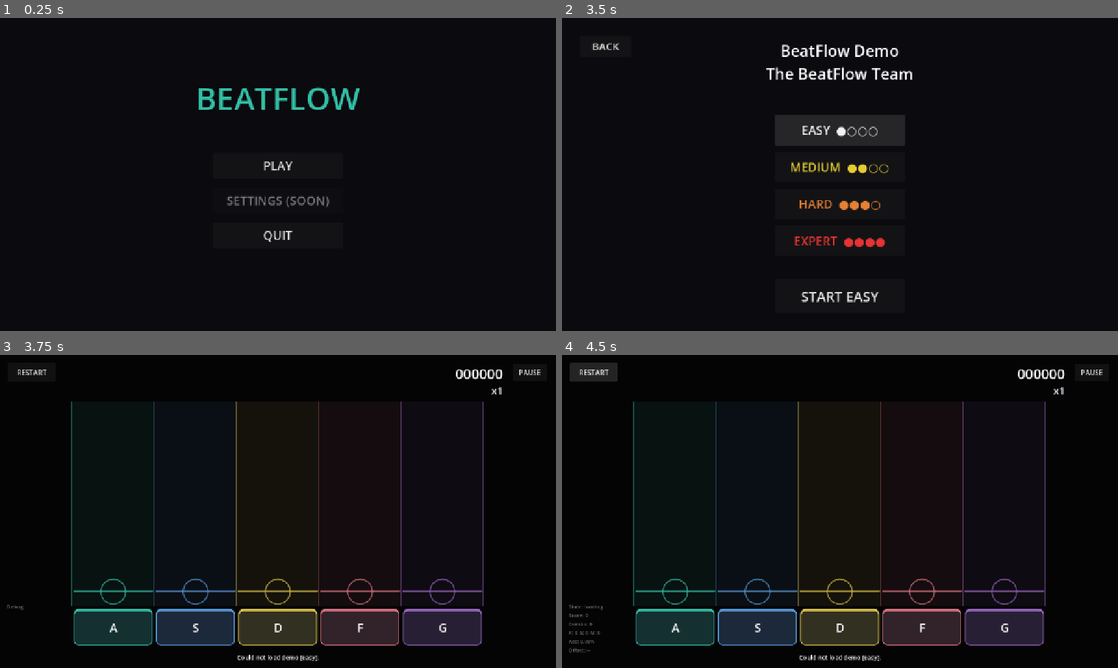
Above: before the commit, frames 1-4 (two rows, left to right).
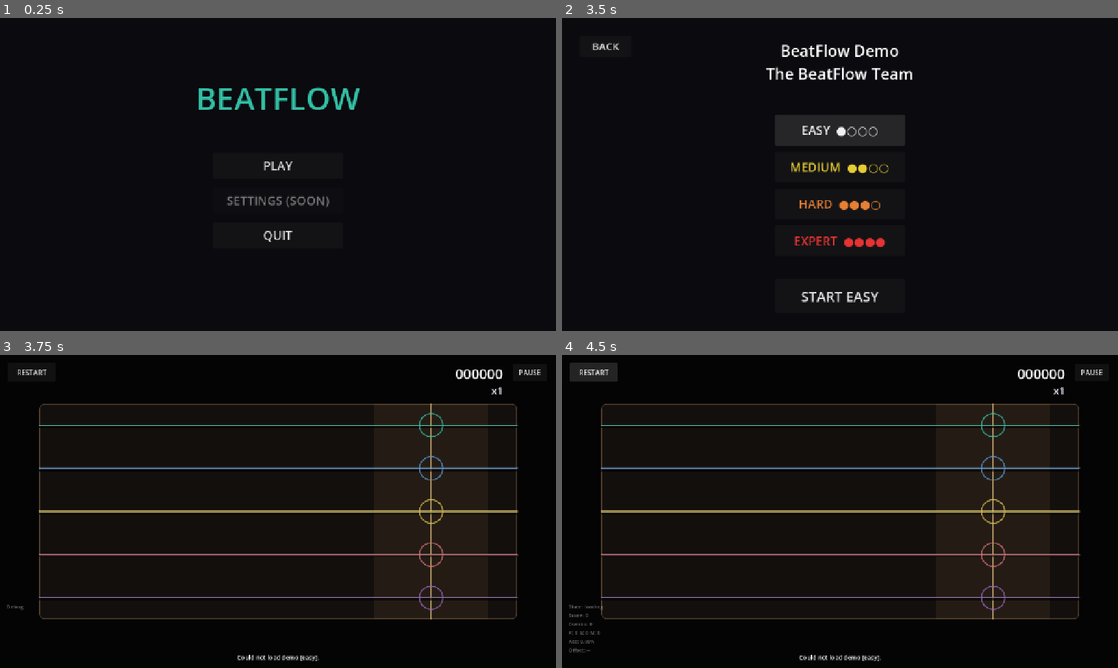
Above: after the commit, the same moments.

Repository: grupoinflow-svg/BeatFlow
Game: Godot game, scene res://scenes/ui/main_menu.tscn
The game is run twice, just before and just after one commit, with the same random seed, the same clock (stepped at 60 frames per second) and the same inputs. Sound files missing from this copy of the repository are replaced by a short silence.
Inputs:
- Up to frame 1 (0.25 s): no input
- Up to frame 2 (3.5 s): click "PLAY" at 0.5 s; click "BeatFlow Demo - The BeatFlow …" at 1.25 s; click "EASY ●○○○" at 2 s; click "EASY ●○○○" at 2.75 s
- Up to frame 3 (3.75 s): click "START EASY" at 3.5 s
- Up to frame 4 (4.5 s): click "RESTART" at 4.25 s

Frames 1-2 are identical in both runs. In frame 3, 14% of the frame differs, in the area x 7-94%, y 14-93%; in frame 4, 14%.

Commit message:
Restaura as cordas horizontais e permite tocar diretamente nelas

Diff:
--- a/scenes/gameplay/gameplay.tscn
+++ b/scenes/gameplay/gameplay.tscn
@@ -26,11 +26,11 @@
 [node name="Highway" type="Control" parent="."]
 layout_mode = 1
 anchors_preset = 15
-anchor_left = 0.13
-anchor_right = 0.87
-anchor_bottom = 1.0
-offset_top = 106.0
-offset_bottom = -144.0
+anchor_left = 0.07
+anchor_right = 0.93
+anchor_bottom = 1.0
+offset_top = 112.0
+offset_bottom = -112.0
 grow_horizontal = 2
 grow_vertical = 2
 mouse_filter = 2
@@ -45,46 +45,6 @@
 grow_horizontal = 2
 grow_vertical = 2
 mouse_filter = 2
-
-[node name="Lane1" type="Button" parent="Highway"]
-layout_mode = 0
-focus_mode = 0
-mouse_filter = 2
-toggle_mode = true
-theme_override_font_sizes/font_size = 26
-text = "A"
-
-[node name="Lane2" type="Button" parent="Highway"]
-layout_mode = 0
-focus_mode = 0
-mouse_filter = 2
-toggle_mode = true
-theme_override_font_sizes/font_size = 26
-text = "S"
-
-[node name="Lane3" type="Button" parent="Highway"]
-layout_mode = 0
-focus_mode = 0
-mouse_filter = 2
-toggle_mode = true
-theme_override_font_sizes/font_size = 26
-text = "D"
-
-[node name="Lane4" type="Button" parent="Highway"]
-layout_mode = 0
-focus_mode = 0
-mouse_filter = 2
-toggle_mode = true
-theme_override_font_sizes/font_size = 26
-text = "F"
-
-[node name="Lane5" type="Button" parent="Highway"]
-layout_mode = 0
-focus_mode = 0
-mouse_filter = 2
-toggle_mode = true
-theme_override_font_sizes/font_size = 26
-text = "G"
 
 [node name="HUD" type="Control" parent="."]
 layout_mode = 1
--- a/scripts/gameplay/gameplay.gd
+++ b/scripts/gameplay/gameplay.gd
@@ -50,10 +50,6 @@
 @onready var debug_label: Label = $HUD/DebugLabel
 @onready var status_label: Label = $HUD/StatusLabel
 @onready var start_btn: Button = $StartRoundButton
-@onready var lane_buttons: Array[Button] = [
-	$Highway/Lane1, $Highway/Lane2, $Highway/Lane3,
-	$Highway/Lane4, $Highway/Lane5,
-]
 
 @onready var countdown_layer: Control = $CountdownLayer
 @onready var countdown_label: Label = $CountdownLayer/CountdownLabel
@@ -96,7 +92,6 @@
 
 	highway.resized.connect(_recalculate_layout)
 	get_window().focus_exited.connect(_reset_lane_input)
-	_style_lane_buttons()
 	_recalculate_layout()
 	_load_initial_chart()
 
@@ -120,7 +115,7 @@
 		_count_total_events()
 		var diff_str = GameSession.current_difficulty.to_upper()
 		var title_str = song_info.get("title", "Unknown Song")
-		status_label.text = "%s [%s] | Press Space or tap START" % [title_str, diff_str]
+		_show_round_instructions(title_str, diff_str)
 		title_label.text = "%s\n[%s]" % [title_str, diff_str]
 		game_state = "loading"
 		start_btn.show()
@@ -222,11 +217,7 @@
 			get_viewport().set_input_as_handled()
 
 func _screen_pos_to_lane(pos: Vector2) -> int:
-	for lane in lane_buttons.size():
-		var button := lane_buttons[lane]
-		if button.is_visible_in_tree() and button.get_global_rect().has_point(pos):
-			return lane
-	return -1
+	return highway.lane_at_position(highway.make_canvas_position_local(pos))
 
 func _refresh_lane_input(lane: int) -> void:
 	var held := held_lane_keys[lane] or mouse_lane == lane or lane in touch_to_lane.values()
@@ -241,7 +232,7 @@
 	touch_to_lane.clear()
 	held_lane_keys.fill(false)
 	mouse_lane = -1
-	for lane in lane_buttons.size():
+	for lane in HighwayVisual.LANE_COUNT:
 		_refresh_lane_input(lane)
 
 # ================= ESTADOS =================
@@ -352,9 +343,14 @@
 	pause_btn.disabled = false
 	$RestartButton.disabled = false
 	if not chart_data.get("notes", []).is_empty():
-		status_label.text = "%s [%s] | Press Space or tap START" % [GameSession.get_current_song().get("title", "Song"), GameSession.current_difficulty.to_upper()]
+		_show_round_instructions(GameSession.get_current_song().get("title", "Song"), GameSession.current_difficulty.to_upper())
 		start_btn.show()
 	_update_hud()
+
+func _show_round_instructions(song_title: String, difficulty: String) -> void:
+	status_label.text = "%s [%s]  •  Tap each string as its note crosses the line." % [song_title, difficulty]
+	if not DisplayServer.is_touchscreen_available():
+		status_label.text += "  A / S / D / F / G from top to bottom."
 
 func _on_audio_finished() -> void:
 	if game_state != "playing": return
@@ -422,7 +418,7 @@
 	var t: float = float(note_data["time"])
 
 	note.setup(t, lane, approach_time, p_type, p_duration)
-	note.set_lane_geometry(highway.get_lane_center(lane), highway.get_hit_y(), highway.get_note_radius())
+	note.set_lane_geometry(highway.get_lane_center(lane), highway.get_strike_x(), highway.get_note_radius())
 
 	note.chord_id = note_data["chord_id"]
 	note.event_end_time = note_data["event_end_time"]
@@ -478,7 +474,6 @@
 
 func _on_lane_down(lane: int) -> void:
 	lane_held[lane] = true
-	lane_buttons[lane].set_pressed_no_signal(true)
 	highway.set_lane_held(lane, true)
 
 	if game_state != "playing": return
@@ -554,7 +549,6 @@
 
 func _on_lane_up(lane: int) -> void:
 	lane_held[lane] = false
-	lane_buttons[lane].set_pressed_no_signal(false)
 	highway.set_lane_held(lane, false)
 	if game_state != "playing":
 		return
@@ -663,36 +657,12 @@
 		"Offset: %s" % (last_hit_offset if not last_hit_offset.is_empty() else "--")
 	)
 
-func _style_lane_buttons() -> void:
-	for lane in lane_buttons.size():
-		var button := lane_buttons[lane]
-		var color := HighwayVisual.NOTE_COLORS[lane]
-		var normal := StyleBoxFlat.new()
-		normal.bg_color = Color(0.055, 0.065, 0.09).lerp(color, 0.18)
-		normal.border_color = color
-		normal.set_border_width_all(2)
-		normal.border_width_top = 5
-		normal.set_corner_radius_all(10)
-		var pressed := normal.duplicate() as StyleBoxFlat
-		pressed.bg_color = color
-		for state in ["normal", "hover"]:
-			button.add_theme_stylebox_override(state, normal)
-		for state in ["pressed", "hover_pressed"]:
-			button.add_theme_stylebox_override(state, pressed)
-		button.add_theme_color_override("font_color", Color.WHITE)
-		button.add_theme_color_override("font_hover_color", Color.WHITE)
-		button.add_theme_color_override("font_pressed_color", Color(0.015, 0.02, 0.03))
-
 func _recalculate_layout() -> void:
-	if highway.size.x <= HighwayVisual.PAD_GAP * HighwayVisual.LANE_COUNT or highway.get_hit_y() <= 0.0:
-		return
-	for lane in lane_buttons.size():
-		var pad_rect := highway.get_pad_rect(lane)
-		lane_buttons[lane].position = pad_rect.position
-		lane_buttons[lane].size = pad_rect.size
+	if highway.size.x <= 0.0 or highway.size.y <= 0.0:
+		return
 	highway.queue_redraw()
 
 	for note in active_notes:
 		if is_instance_valid(note):
-			note.set_lane_geometry(highway.get_lane_center(note.lane), highway.get_hit_y(), highway.get_note_radius())
+			note.set_lane_geometry(highway.get_lane_center(note.lane), highway.get_strike_x(), highway.get_note_radius())
 			note.update_visual(song_position)
--- a/scripts/gameplay/highway.gd
+++ b/scripts/gameplay/highway.gd
@@ -2,8 +2,7 @@
 extends Control
 
 const LANE_COUNT: int = 5
-const PAD_GAP: float = 8.0
-const PAD_HEIGHT: float = 84.0
+const STRIKE_POSITION: float = 0.82
 const NOTE_COLORS: Array[Color] = [
 	Color(0.2, 0.75, 0.65),
 	Color(0.35, 0.6, 0.85),
@@ -14,6 +13,7 @@
 
 var hit_glow: Array[float] = [0.0, 0.0, 0.0, 0.0, 0.0]
 var lane_held: Array[bool] = [false, false, false, false, false]
+var board_style := _make_board_style()
 
 func _process(delta: float) -> void:
 	for lane in LANE_COUNT:
@@ -22,35 +22,60 @@
 			queue_redraw()
 
 func _draw() -> void:
-	var lane_width := get_lane_width()
-	var hit_y := get_hit_y()
+	if size.x <= 0.0 or size.y <= 0.0:
+		return
+
+	var strike_x := get_strike_x()
+	var strike_area := _get_strike_area()
+	draw_style_box(board_style, Rect2(Vector2.ZERO, size))
+	draw_rect(strike_area, Color(0.75, 0.58, 0.33, 0.10))
+	draw_line(Vector2(strike_x, 0.0), Vector2(strike_x, size.y), Color(0.88, 0.74, 0.49, 0.70), 3.0, true)
+
 	for lane in LANE_COUNT:
-		var left := lane * lane_width
+		var center_y := get_lane_center(lane)
 		var color := NOTE_COLORS[lane]
 		var intensity := maxf(hit_glow[lane], 0.55 if lane_held[lane] else 0.0)
-		draw_rect(Rect2(left, 0.0, lane_width, size.y), Color(color, 0.075 + intensity * 0.16))
-		draw_line(Vector2(left, 0.0), Vector2(left, size.y), Color(color, 0.4), 2.0)
-		var receptor := Vector2(get_lane_center(lane), hit_y)
-		var half_width := (lane_width - PAD_GAP) * 0.5
-		draw_line(receptor - Vector2(half_width, 0), receptor + Vector2(half_width, 0), Color(color, 0.8 + intensity * 0.2), 4.0, true)
-		draw_arc(receptor, get_note_radius() + 3.0, 0.0, TAU, 32, Color(color, 0.65 + intensity * 0.35), 3.0, true)
-	draw_line(Vector2(size.x, 0.0), size, Color(NOTE_COLORS[-1], 0.4), 2.0)
+		var from := Vector2(0.0, center_y)
+		var to := Vector2(size.x, center_y)
+		draw_line(from + Vector2(0.0, 3.0), to + Vector2(0.0, 3.0), Color(0.0, 0.0, 0.0, 0.65), 6.0, true)
+		if intensity > 0.0:
+			draw_line(from, to, Color(color, intensity * 0.32), 13.0, true)
+		draw_line(from, to, color.lightened(0.20 + intensity * 0.35), 3.0, true)
+		var receptor := Vector2(strike_x, center_y)
+		var radius := get_note_radius() + 4.0
+		draw_arc(receptor, radius, 0.0, TAU, 32, Color(color, 0.72 + intensity * 0.28), 3.0, true)
+		if hit_glow[lane] > 0.0:
+			draw_arc(receptor, radius + 12.0 * (1.0 - hit_glow[lane]), 0.0, TAU, 32, Color(color, hit_glow[lane]), 2.0, true)
 
-func get_lane_width() -> float:
-	return size.x / LANE_COUNT
+func _make_board_style() -> StyleBoxFlat:
+	var board := StyleBoxFlat.new()
+	board.bg_color = Color(0.075, 0.058, 0.053)
+	board.border_color = Color(0.31, 0.24, 0.17)
+	board.set_border_width_all(2)
+	board.set_corner_radius_all(12)
+	return board
 
 func get_lane_center(lane: int) -> float:
-	return (lane + 0.5) * get_lane_width()
+	return (lane + 0.5) * (size.y / LANE_COUNT)
 
 func get_note_radius() -> float:
-	return clampf(get_lane_width() * 0.135, 15.0, 30.0)
+	return clampf((size.y / LANE_COUNT) * 0.23, 15.0, 27.0)
 
-func get_hit_y() -> float:
-	return size.y - get_note_radius() - 6.0
+func get_strike_x() -> float:
+	return size.x * STRIKE_POSITION
 
-func get_pad_rect(lane: int) -> Rect2:
-	var lane_width := get_lane_width()
-	return Rect2(lane * lane_width + PAD_GAP * 0.5, size.y + PAD_GAP, lane_width - PAD_GAP, PAD_HEIGHT)
+func _get_strike_area() -> Rect2:
+	var half_width := minf(size.x * 0.12, 132.0)
+	return Rect2(get_strike_x() - half_width, 0.0, half_width * 2.0, size.y)
+
+func lane_at_position(local_position: Vector2) -> int:
+	if size.y <= 0.0 or not _get_strike_area().has_point(local_position):
+		return -1
+	var spacing := size.y / LANE_COUNT
+	var lane := int(local_position.y / spacing)
+	if lane >= LANE_COUNT or absf(local_position.y - get_lane_center(lane)) > spacing * 0.45:
+		return -1
+	return lane
 
 func set_lane_held(lane: int, is_held: bool) -> void:
 	lane_held[lane] = is_held
--- a/scripts/gameplay/note.gd
+++ b/scripts/gameplay/note.gd
@@ -5,7 +5,7 @@
 var lane: int = 0
 var approach_time: float = 2.0
 var lane_center: float = 0.0
-var hit_y: float = 0.0
+var strike_x: float = 0.0
 var note_radius: float = 16.0
 var current_song_time: float = 0.0
 
@@ -36,27 +36,27 @@
 	end_time = target_time + duration
 	note_color = HighwayVisual.NOTE_COLORS[lane]
 
-func set_lane_geometry(center_x: float, receptor_y: float, radius: float) -> void:
-	lane_center = center_x
-	hit_y = receptor_y
+func set_lane_geometry(center_y: float, receptor_x: float, radius: float) -> void:
+	lane_center = center_y
+	strike_x = receptor_x
 	note_radius = radius
 	size = Vector2.ONE * (note_radius * 4.0)
 
 func update_visual(song_time: float) -> void:
 	current_song_time = song_time
-	var head_y := hit_y if state == "holding" else _note_y(target_time)
-	position = Vector2(lane_center, head_y) - size * 0.5
+	var head_x := strike_x if state == "holding" else _note_x(target_time)
+	position = Vector2(head_x, lane_center) - size * 0.5
 	queue_redraw()
 
-func _note_y(time: float) -> float:
+func _note_x(time: float) -> float:
 	var progress := 1.0 - (time - current_song_time) / approach_time
-	return lerpf(-note_radius, hit_y, clampf(progress, 0.0, 1.0))
+	return lerpf(-note_radius, strike_x, maxf(0.0, progress))
 
 func _draw() -> void:
 	var center := size * 0.5
 	if note_type == "hold":
-		var tail_y := _note_y(end_time) - position.y
-		var tail := Vector2(center.x, tail_y)
+		var tail_x := minf(_note_x(end_time), strike_x) - position.x
+		var tail := Vector2(tail_x, center.y)
 		var tail_color := Color(note_color, 0.85 if state == "holding" else 0.52)
 		var width := note_radius * 0.7
 		draw_line(center, tail, tail_color, width, true)
Not shown, changed: export_presets.cfg
Not shown, changed: ANDROID_DEMO.md
